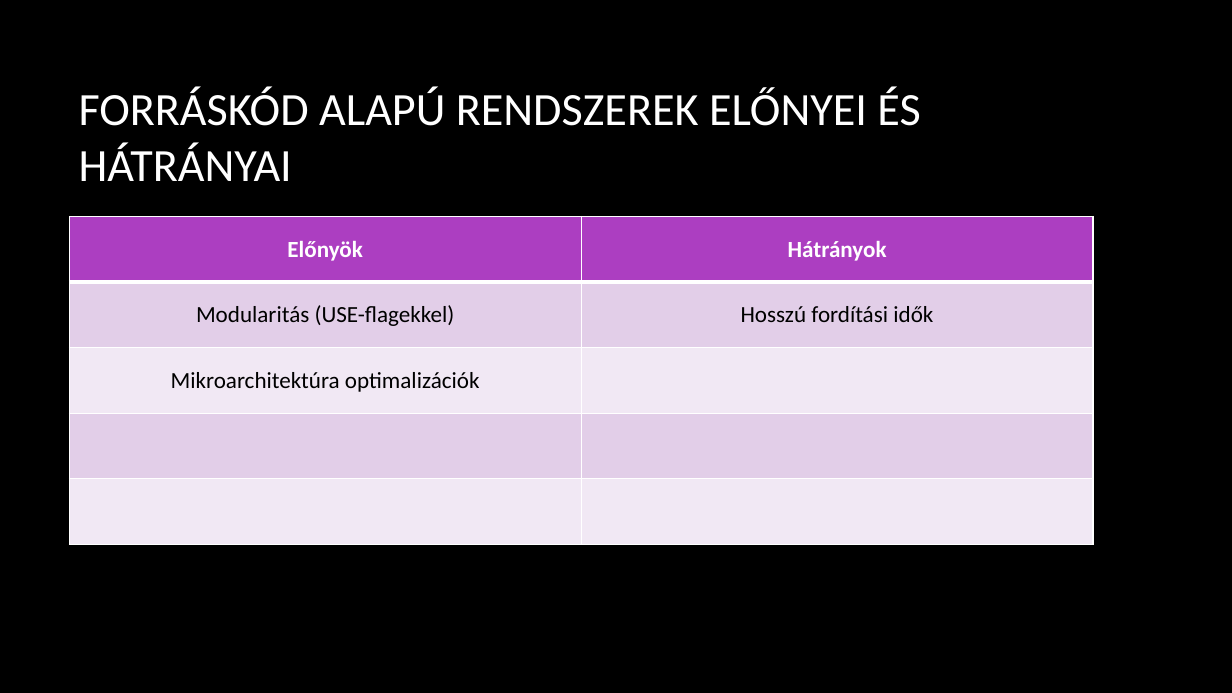
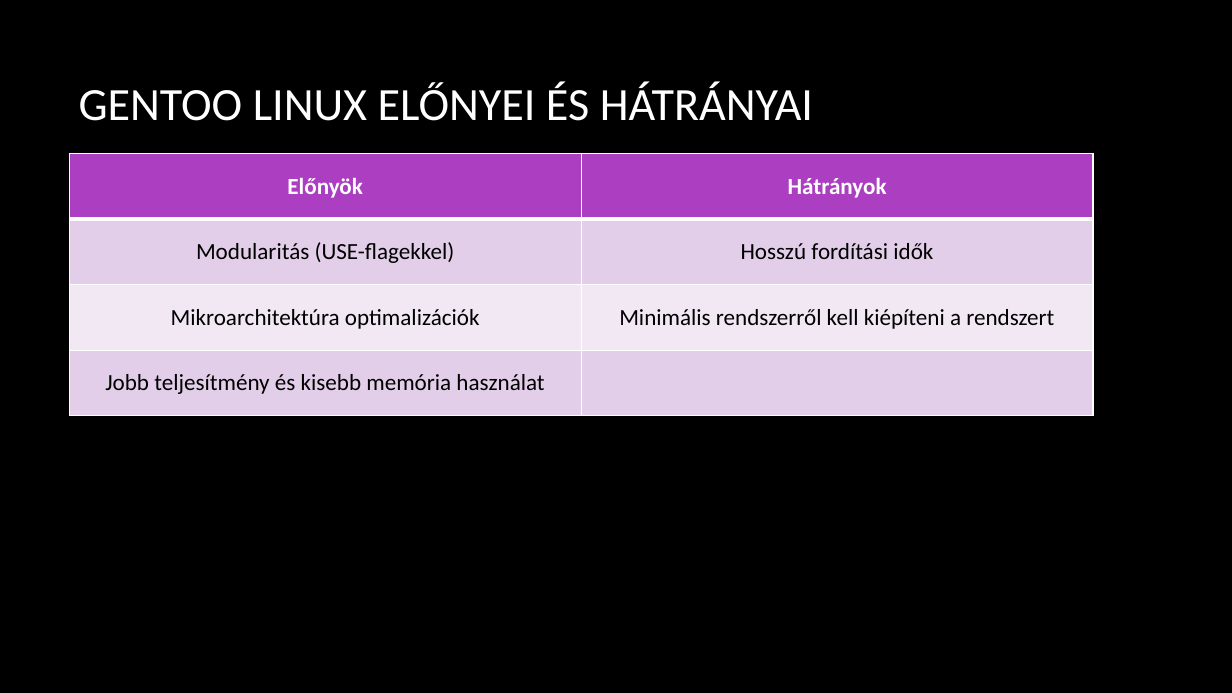
Before and after one commit to n-szilard/ikt-ppt, a slide deck: slide 4 of Gentoo_linux.pptx. Drawn at 1232x693 pixels with LibreOffice and Linux fonts; fonts in the diff are those of the drawing; background and template pictures are left out. Boxes give left, top, right and bottom in pixels: in the first picture for what was removed or moved away, otherwise in the second. Text is boxed around its words. In the diff, an @@ line names an element or a change of style, - is before the commit and + after.

```diff
--- a/Gentoo_linux.pptx
+++ b/Gentoo_linux.pptx
@@ title at bbox=[79, 82, 813, 121]: text changed @@
-FORRÁSKÓD ALAPÚ RENDSZEREK ELŐNYEI ÉS HÁTRÁNYAI
+GENTOO LINUX ELŐNYEI ÉS HÁTRÁNYAI
@@ table at bbox=[69, 153, 1093, 416] @@
-row 3: Mikroarchitektúra optimalizációk | 
-row 4:  | 
-row 5:  | 
+row 3: Mikroarchitektúra optimalizációk | Minimális rendszerről kell kiépíteni a rendszert
+row 4: Jobb teljesítmény és kisebb memória használat | 
@@ table: place and size @@
-table at bbox=[69, 216, 1093, 544]
+table at bbox=[69, 153, 1093, 416]
```
Also in this commit, not shown: 4 other slides changed, 1 slide added, 1 slide removed.
